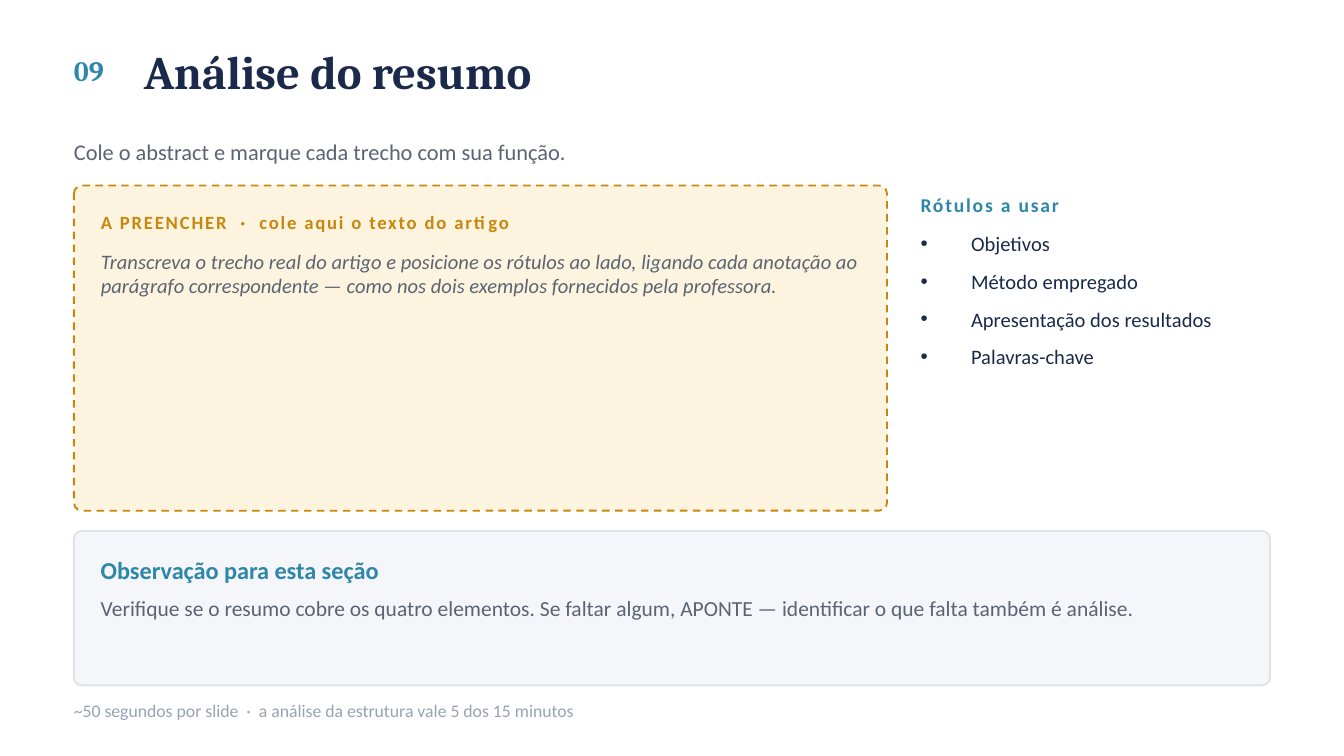
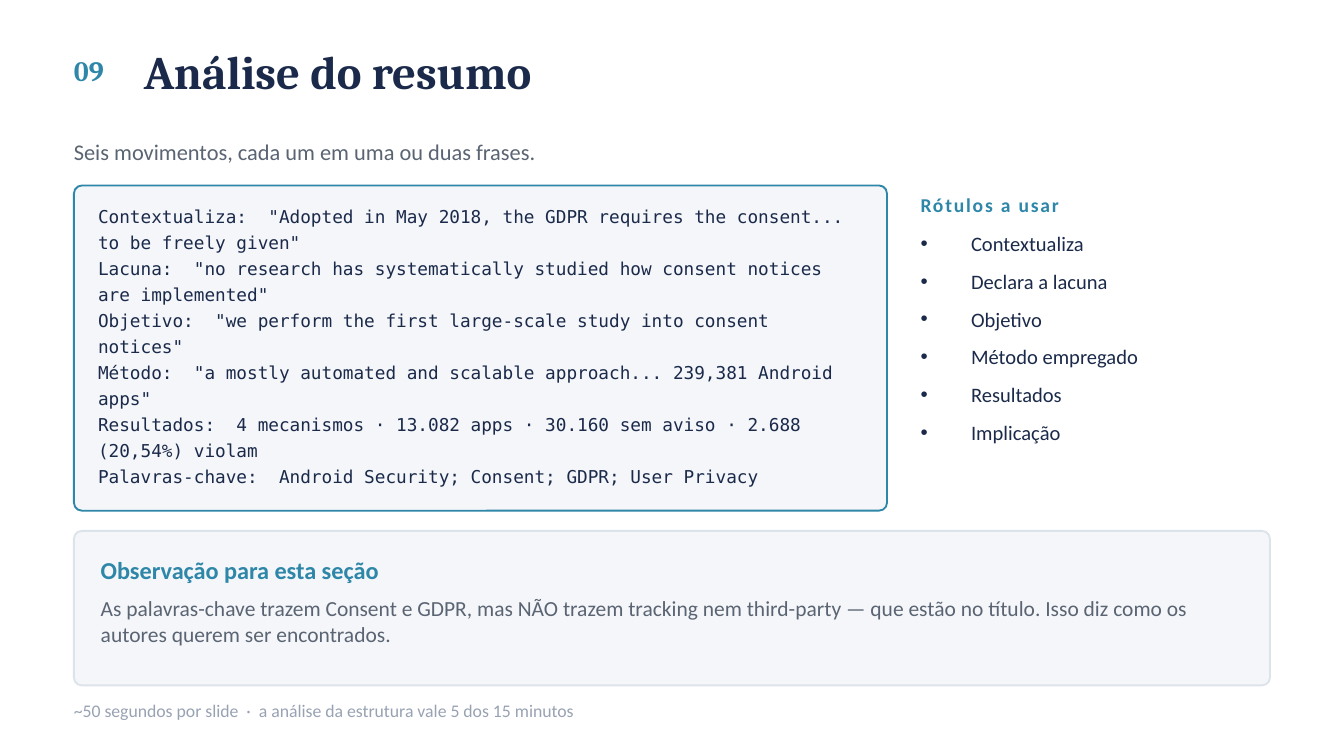
Before and after one commit to ClaudioAMF1/TCC, a slide deck: slide 10 of seminario/seminario-analise-de-artigo.pptx. Drawn at 1344x756 pixels with LibreOffice and Linux fonts; fonts in the diff are those of the drawing. Boxes give left, top, right and bottom in pixels: in the first picture for what was removed or moved away, otherwise in the second. Text is boxed around its words. In the diff, an @@ line names an element or a change of style, - is before the commit and + after.

```diff
--- a/seminario/seminario-analise-de-artigo.pptx
+++ b/seminario/seminario-analise-de-artigo.pptx
@@ text at box(74, 144, 535, 163): text changed @@
-Cole o abstract e marque cada trecho com sua função.
+Seis movimentos, cada um em uma ou duas frases.
@@ rounded rectangle at box(74, 185, 887, 511): fill #FDF4E0 to #F4F6F9; outline #C8860D 1 pt dashed to #2E86A8 1 pt @@
@@ text added at box(98, 209, 843, 487), 9.5 pt, text #1B2A4A @@
+Contextualiza: "Adopted in May 2018, the GDPR requires the consent... to be freely given"
+Lacuna: "no research has systematically studied how consent notices are implemented"
+Objetivo: "we perform the first large-scale study into consent notices"
+Método: "a mostly automated and scalable approach... 239,381 Android apps"
+Resultados: 4 mecanismos · 13.082 apps · 30.160 sem aviso · 2.688 (20,54%) violam
+Palavras-chave: Android Security; Consent; GDPR; User Privacy
@@ text removed at box(101, 216, 447, 232) @@
-A PREENCHER · cole aqui o texto do artigo
@@ text at box(971, 236, 1108, 331): text changed @@
-• Objetivos
+• Contextualiza
+• Declara a lacuna
+• Objetivo
@@ text removed at box(101, 254, 857, 297) @@
-Transcreva o trecho real do artigo e posicione os rótulos ao lado, ligando cada anotação ao parágrafo correspondente — como nos dois exemplos fornecidos pela professora.
@@ text at box(971, 387, 1062, 444): text changed @@
-• Apresentação dos resultados
-• Palavras-chave
+• Resultados
+• Implicação
@@ text at box(101, 599, 1187, 646): text changed @@
-Verifique se o resumo cobre os quatro elementos. Se faltar algum, APONTE — identificar o que falta também é análise.
+As palavras-chave trazem Consent e GDPR, mas NÃO trazem tracking nem third-party — que estão no título. Isso diz como os autores querem ser encontrados.
```
Also in this commit, not shown: 8 other slides changed, 3 other files.
